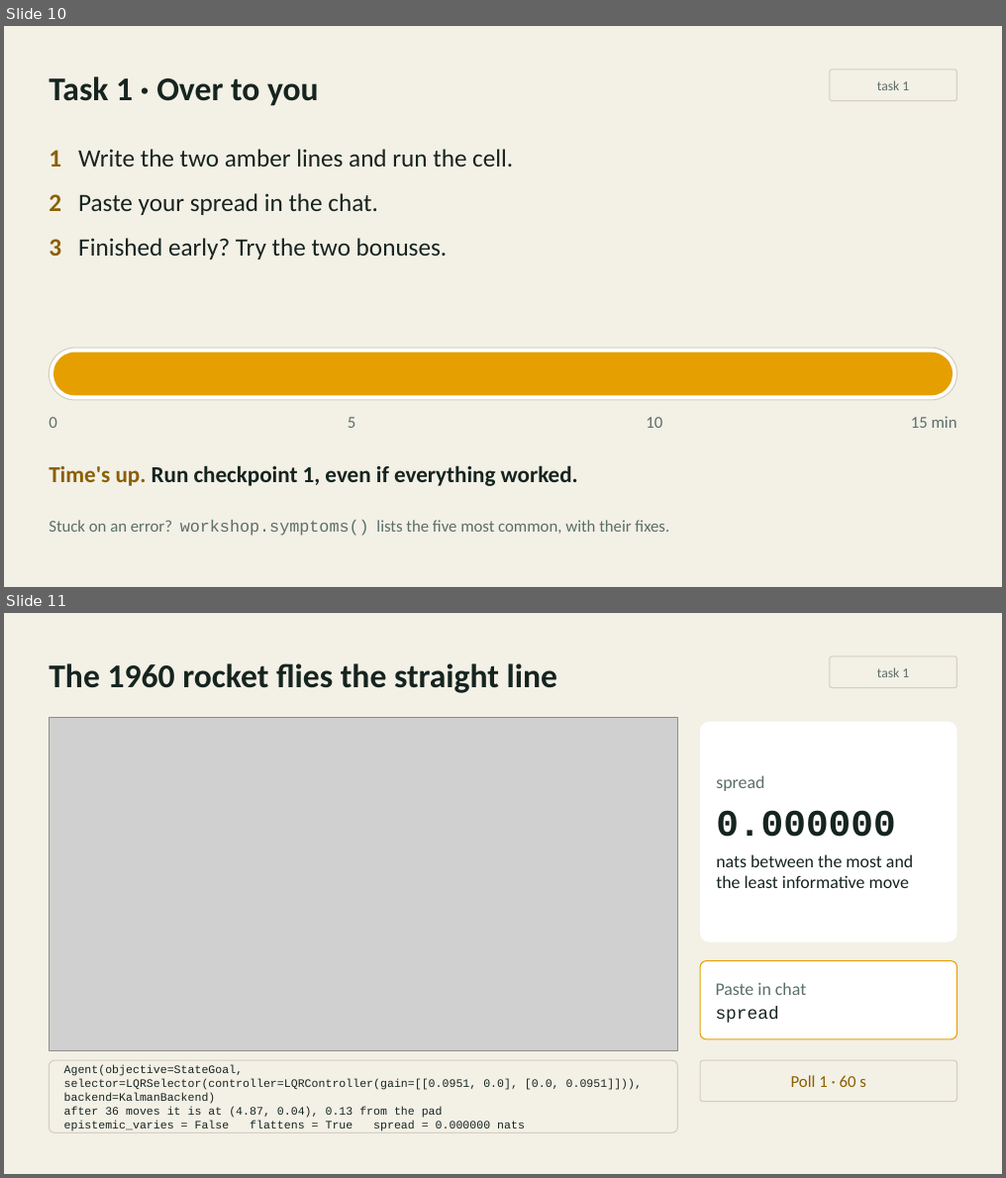
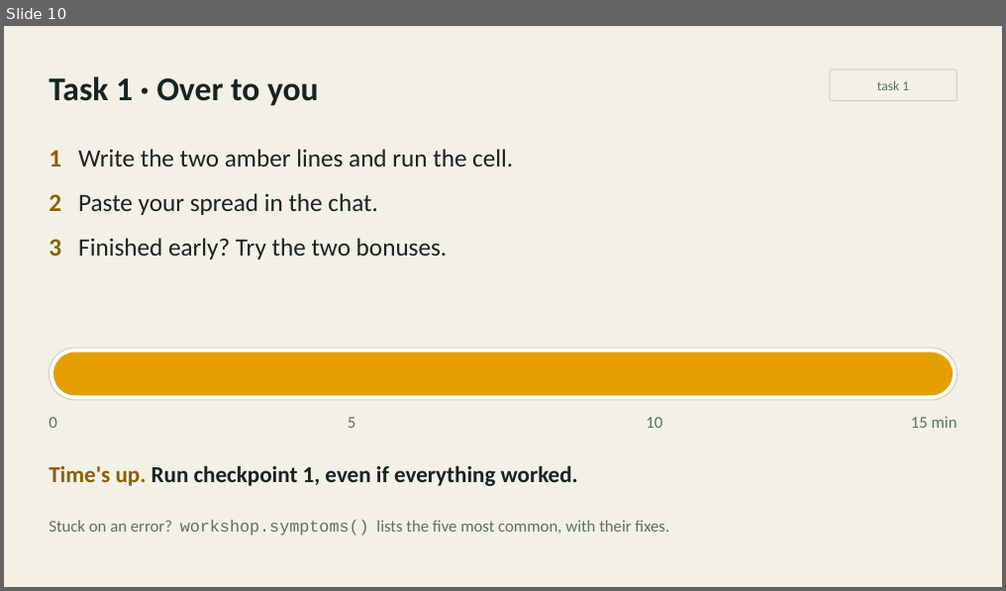
Before and after one commit to inferogenesis/cpomdp-workshop, a slide deck: deck/cpomdp_symposium_2026.pptx. Shown one above the other, each under a label of ours: slides 10 and 11 before the commit, slide 10 after it. The pictures are 1006x1178 and 1006x591 pixels, drawn with LibreOffice and Linux fonts; fonts in the diff are those of the drawing; grey boxes stand for pictures. Boxes give left, top, right and bottom in pixels: in the first picture for what was removed or moved away, otherwise in the second. Text is boxed around its words. In the diff, an @@ line names an element or a change of style, - is before the commit and + after.

Commit message:
docs: refine workshop instructions and Task 1 discussion

```diff
--- a/deck/cpomdp_symposium_2026.pptx
+++ b/deck/cpomdp_symposium_2026.pptx
@@ slide 11 removed at [4, 613, 1002, 1174], background #F3F0E6 @@
@@ text removed at [49, 663, 557, 693] @@
-The 1960 rocket flies the straight line
@@ rounded rectangle removed at [830, 657, 957, 688] @@
-task 1
@@ picture removed at [49, 718, 678, 1051] @@
@@ rounded rectangle removed at [700, 722, 957, 943] @@
-spread
-0.000000
-nats between the most and the least informative move
@@ rounded rectangle removed at [700, 961, 957, 1040] @@
-Paste in chat
-spread
@@ rounded rectangle removed at [49, 1060, 678, 1134] @@
-Agent(objective=StateGoal, selector=LQRSelector(controller=LQRController(gain=[[0.0951, 0.0], [0.0, 0.0951]])), backend=KalmanBackend)
-after 36 moves it is at (4.87, 0.04), 0.13 from the pad
-epistemic_varies = False flattens = True spread = 0.000000 nats
@@ rounded rectangle removed at [700, 1060, 957, 1102] @@
-Poll 1 · 60 s
```
Also in this commit, not shown: 3 slides changed, 2 slides added, 1 other slide removed, 3 other files.
